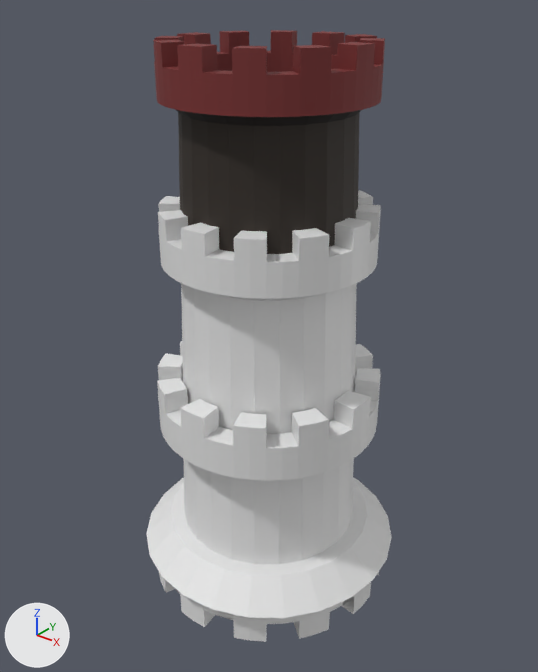
An edit to the FBX model Assets/Scenes/3DModel/MapObject/Tower.fbx, drawn before and after from the same camera.
Rendered twice from a 50 mm lens placed at (4.12, -5.15, 5.56), pointed at (-0.08, 0.1, 2.31). Every picture has the same lights, and +X, +Y and +Z are marked at lower left. Where no turn or scale is listed for an object, it has been applied to the vertices.

Objects in the first picture: 'Base', 'Engine', 'Tower1', 'Tower2', 'Tower3'.
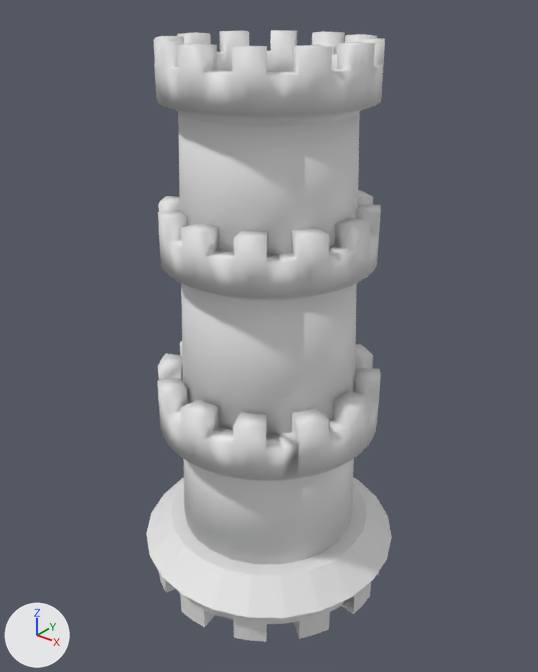
The newer file is also rescaled (x0.598) as a whole; pictures and numbers use the older file's frame.

Boxes (x1, y1, x2, y2) around the edits, measured in the pictures (538 x 672 px):
'Tower1', recoloured, shading changed
    both: (153, 30, 385, 254)
part 2 of me_tower, shading changed
    both: (158, 190, 381, 434)
part 3 of me_tower_001, shading changed
    both: (157, 341, 381, 564)

What the commit changed:
me_tower has 384 vertices, 750 faces and spans x -1.0..1.0, y -1.0..1.0, z -2.47..-0.35.
me_tower is used by ob_tower2; location (0.0, 0.0, 4.04).
me_tower part 2: edges marked sharp go from 600 to 0.
me_tower_001 has 384 vertices, 758 faces and spans x -1.12..1.11, y -1.11..1.11, z -3.73..-2.0.
me_tower_001 is used by ob_tower3; location (0.0, 0.0, 4.01).
me_tower_001 part 3: edges marked sharp go from 611 to 0.
me_tower1 has 384 vertices, 756 faces and spans x -0.95..0.95, y -0.95..0.95, z -0.8..1.03.
me_tower1 is used by ob_tower1; location (0.0, 0.0, 4.05).
me_tower1 no longer uses material mat_マテリアル (picture img_tower_albedotransparency_png).
me_tower1 part 1: edges marked sharp go from 600 to 0.
